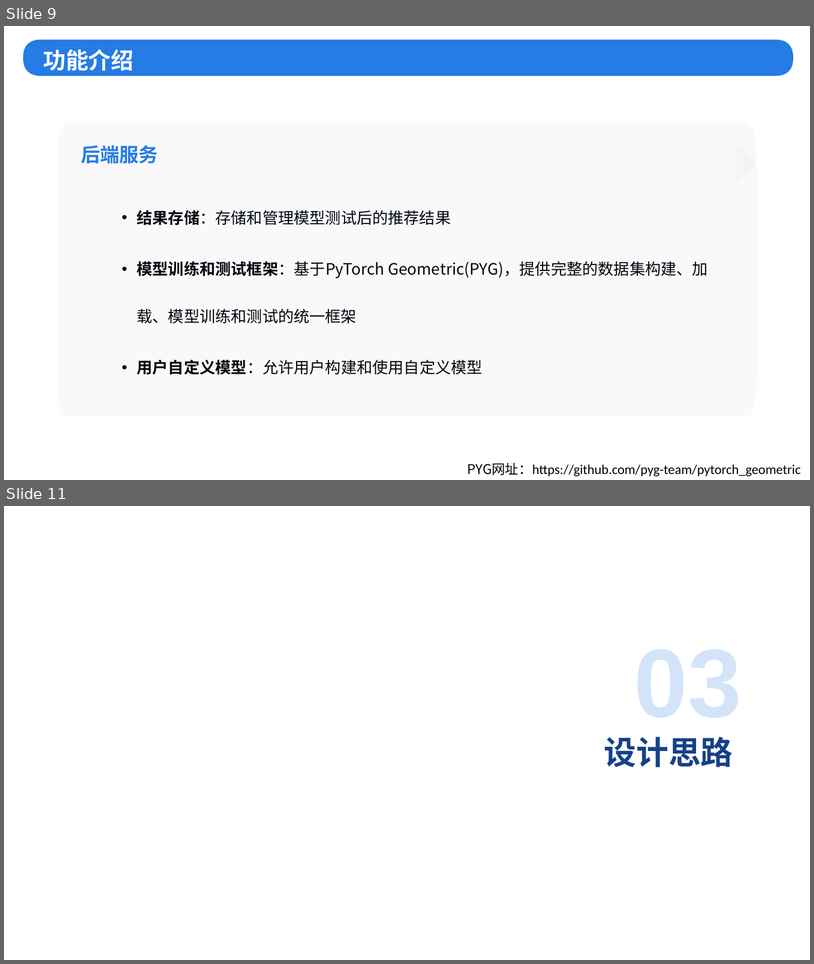
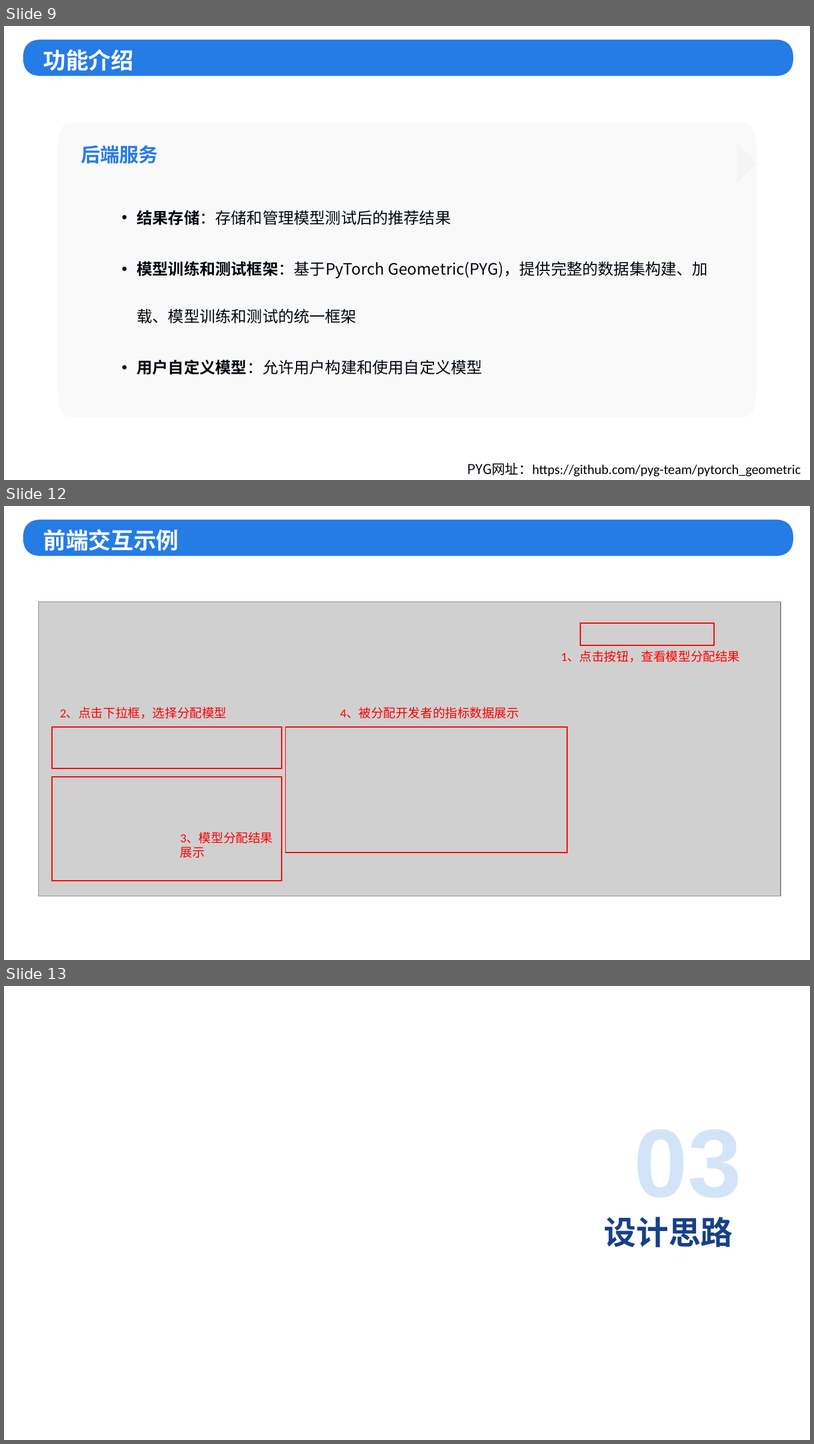
Before and after one commit to zhingoll/Issue-Assigner-BaaS, a slide deck: OpenRank杯初赛-灵配.pptx. Shown one above the other, each under a label of ours: slides 9 and 11 before the commit, slides 9, 12 and 13 after it; the slides between them are not shown. The pictures are 814x964 and 814x1444 pixels, drawn with LibreOffice and Linux fonts; fonts in the diff are those of the drawing; grey boxes stand for pictures; background and template pictures are left out. Boxes give left, top, right and bottom in pixels: in the first picture for what was removed or moved away, otherwise in the second. Text is boxed around its words. In the diff, an @@ line names an element or a change of style, - is before the commit and + after.

```diff
--- a/OpenRank杯初赛-灵配.pptx
+++ b/OpenRank杯初赛-灵配.pptx
@@ slide 12 added at (4,506,810,960), background picture (left out) @@
@@ freeform shape added at (23,520,794,556), fill #257CE5 @@
@@ text added at (43,529,179,551), 20.2 pt, text #FFFFFF, bold @@
+前端交互示例
@@ picture added at (39,602,782,896) @@
@@ rectangle added at (581,623,714,646), outline #FF0000 1 pt @@
@@ text added at (561,651,740,662), 11 pt, text #FF0000 @@
+1、点击按钮，查看模型分配结果
@@ text added at (60,707,227,718), 11 pt, text #FF0000 @@
+2、点击下拉框，选择分配模型
@@ text added at (341,707,519,718), 11 pt, text #FF0000 @@
+4、被分配开发者的指标数据展示
@@ rectangle added at (53,727,282,769), outline #FF0000 1 pt @@
@@ rectangle added at (285,727,567,853), outline #FF0000 1 pt @@
@@ rectangle added at (53,777,282,881), outline #FF0000 1 pt @@
@@ text added at (180,832,273,858), 11 pt, text #FF0000 @@
+3、模型分配结果展示
@@ what was slide 11 is now slide 13 @@
```
Also in this commit, not shown: 4 slides changed, 2 other slides added.
